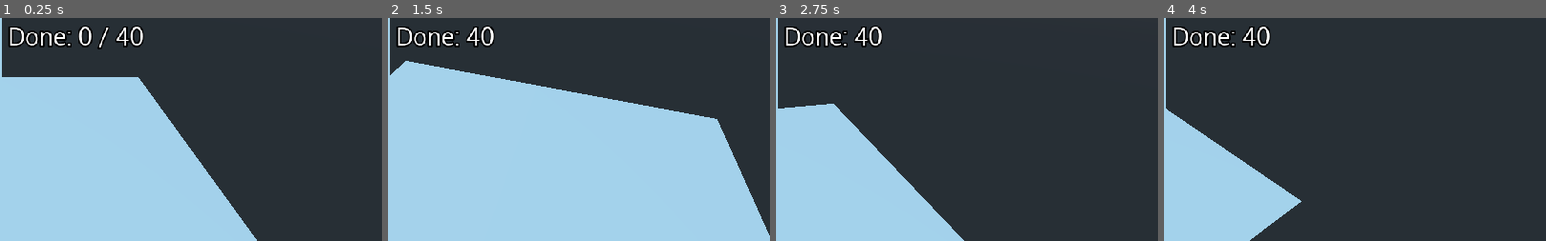
Above: before the commit, frames 1-4 (left to right).
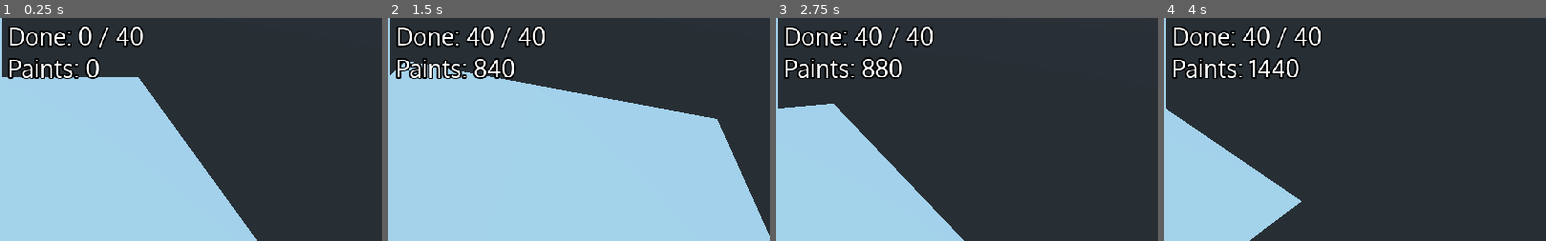
Above: after the commit, the same moments.

Repository: Nnigmat/ai-robots
Game: Godot game, scene res://scenes/9_RobotsPositioning.tscn
Two runs of this game, one before a commit and one after it. Both use one fixed random seed, a clock stepped at 60 frames per second and the inputs below.
Inputs (mouse positions are % of the whole screen's width and height, from its top left):
- Up to frame 1 (0.25 s): no input
- Up to frame 2 (1.5 s): tap Enter at 0.5 s; move the mouse to (55, 50) at 0.52 s; hold Up (ui_up) from 0.53 s (still down); tap S (camera_down) at 0.6 s; click (55, 50) at 0.67 s; tap Space (ui_select) at 0.77 s; move the mouse to (45, 50) at 1.27 s; tap A (camera_left) at 1.35 s
- Up to frame 3 (2.75 s): keep holding Up (ui_up); tap Space (ui_select) at 1.52 s; move the mouse to (52, 48) at 2.02 s; tap D (camera_right) at 2.1 s
- Up to frame 4 (4 s): keep holding Up (ui_up); tap Space (ui_select) at 2.75, 3.02, 3.77 s; move the mouse to (49, 52) at 2.77 s; tap W (camera_up) at 2.85 s; click (49, 52) at 2.92 s; move the mouse to (57, 51) at 3.52 s; tap S (camera_down) at 3.6 s
The pictures show only the part of the screen within x 50-100%, y 7-57%; the shares and areas given below are measured in that part.

The runs differ from the first frame. In frame 1, 1.4% of the frame differs, in the area x 2-27%, y 17-28%; in frame 2, 2.6%, in the area x 2-42%, y 3-28%; in frame 3, 2.5%; in frame 4, 2.5%.
Error in both runs: Invalid get index 'data' (on base: 'Nil'). (res://scripts/ImageProcessor.gd:22)

Commit message:
Add counting of paints on the canvas

Diff:
--- a/entities/RobotGenerator.tscn
+++ b/entities/RobotGenerator.tscn
@@ -31,3 +31,13 @@
 __meta__ = {
 "_edit_use_anchors_": false
 }
+
+[node name="Paint" type="Label" parent="CanvasLayer"]
+margin_top = 90.0031
+margin_right = 96.0
+margin_bottom = 131.003
+custom_fonts/font = ExtResource( 3 )
+text = "Paints:"
+__meta__ = {
+"_edit_use_anchors_": false
+}
--- a/scripts/Brush.gd
+++ b/scripts/Brush.gd
@@ -1,13 +1,13 @@
 extends Spatial
 
-# Declare member variables here. Examples:
-# var a = 2
-# var b = "text"
+signal painted()
+
 export(String, "Solid", "Dashed") var stroke_type
 export(float, 0, 10, 0.01) var stroke_width: float = 1
 export(Color, RGB) var stroke_color = Color(0, 0, 0)
 export(Mesh) var stroke_shape = PlaneMesh.new()
 export(float, 0, 1, 0.01) var stroke_flow: float = 1
+export(bool) var signal_painted = true
 
 var timer = 0
 export var is_draw: bool = true
@@ -32,6 +32,9 @@
 #		mesh_instance.get_surface_material(0).albedo_color = stroke_color
 		get_parent().get_parent().add_child(mesh_instance)
 
+		if signal_painted:
+			emit_signal("painted")
+
 	timer += delta
 
 func turn_on():
--- a/scripts/RobotGenerator.gd
+++ b/scripts/RobotGenerator.gd
@@ -8,20 +8,23 @@
 
 var done_robots = 0
 var collisions = 0
+var paints = 0
 
 func _ready():
 	$CanvasLayer/Done.text = 'Done: ' + str(done_robots) + ' / ' + str(AMOUNT)
 	$CanvasLayer/Collisions.text = 'Collisions: ' + str(collisions / 2)
+	$CanvasLayer/Paint.text = 'Paints: ' + str(paints)
 
 	for i in range(AMOUNT / ROBOTS_PER_ROW):
 		for j in range(ROBOTS_PER_ROW):
-			if i * ROBOTS_PER_ROW + j + 1 > AMOUNT:
+			if i * ROBOTS_PER_ROW + j > AMOUNT:
 				continue
 
 			var robot = Robot.instance()
 			var brush = Brush.instance()
 
 			brush.turn_off()
+			brush.connect("painted", self, "_on_paint_painted")
 
 			robot.add_child(brush)
 			robot.robots_amount = AMOUNT
@@ -36,8 +39,12 @@
 
 func _on_robot_done():
 	done_robots += 1
-	$CanvasLayer/Done.text = 'Done: ' + str(done_robots)
+	$CanvasLayer/Done.text = 'Done: ' + str(done_robots) + ' / ' + str(AMOUNT)
 
 func _on_robot_collide():
 	collisions += 1
 	$CanvasLayer/Collisions.text = 'Collisions: ' + str(collisions / 2)
+
+func _on_paint_painted():
+	paints += 1
+	$CanvasLayer/Paint.text = 'Paints: ' + str(paints)
